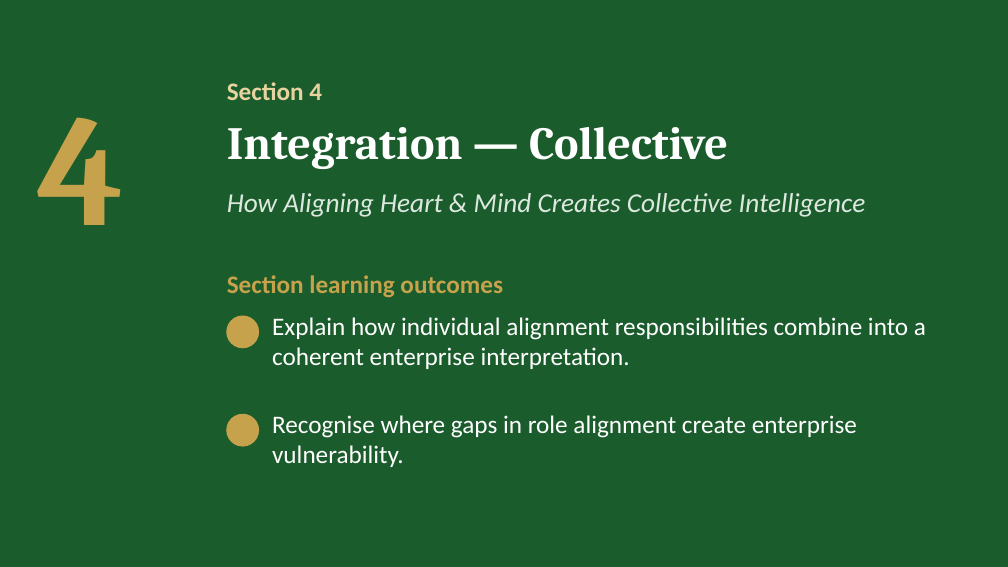
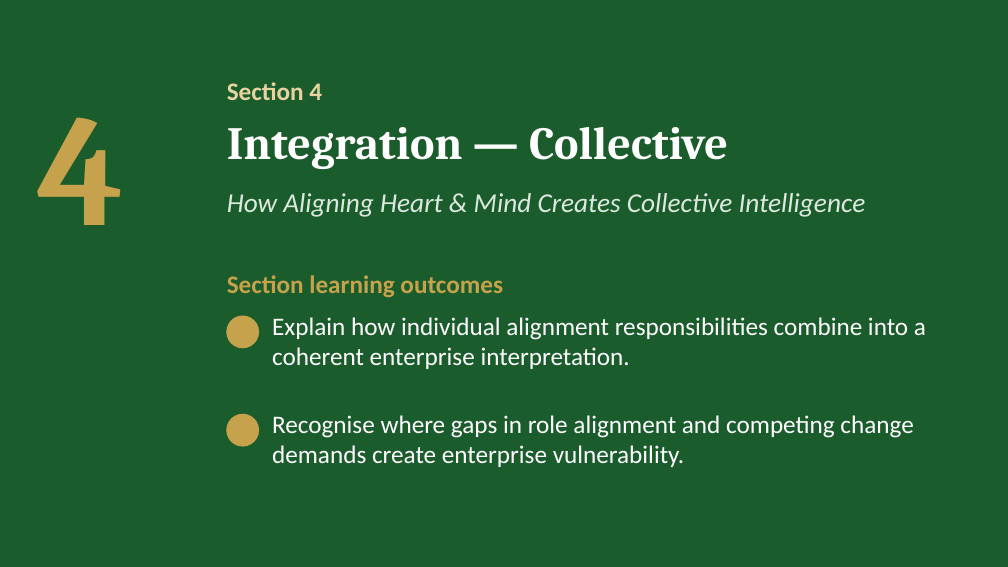
Before and after one commit to IBSL26/ibsl-platform, a slide deck: slide 22 of Unit decks/Unit 05 - Aligning Heart & Mind.pptx (slide 16 before the commit). Drawn at 1008x567 pixels with LibreOffice and Linux fonts; fonts in the diff are those of the drawing; background and template pictures are left out. Boxes give left, top, right and bottom in pixels: in the first picture for what was removed or moved away, otherwise in the second. Text is boxed around its words. In the diff, an @@ line names an element or a change of style, - is before the commit and + after.

```diff
--- a/Unit decks/Unit 05 - Aligning Heart & Mind.pptx
+++ b/Unit decks/Unit 05 - Aligning Heart & Mind.pptx
@@ text at (x1=272, y1=415, x2=913, y2=467): text changed @@
-Recognise where gaps in role alignment create enterprise vulnerability.
+Recognise where gaps in role alignment and competing change demands create enterprise vulnerability.
```
Also in this commit, not shown: 8 other slides changed, 8 slides added, 8 other files.
